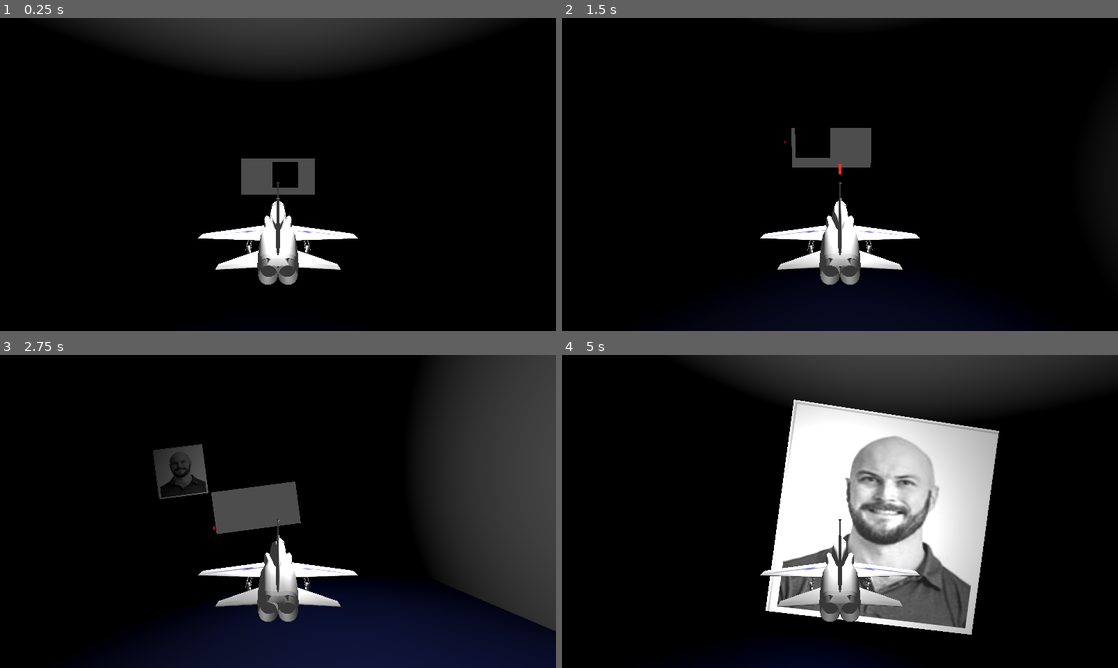
Above: before the commit, frames 1-4 (two rows, left to right).
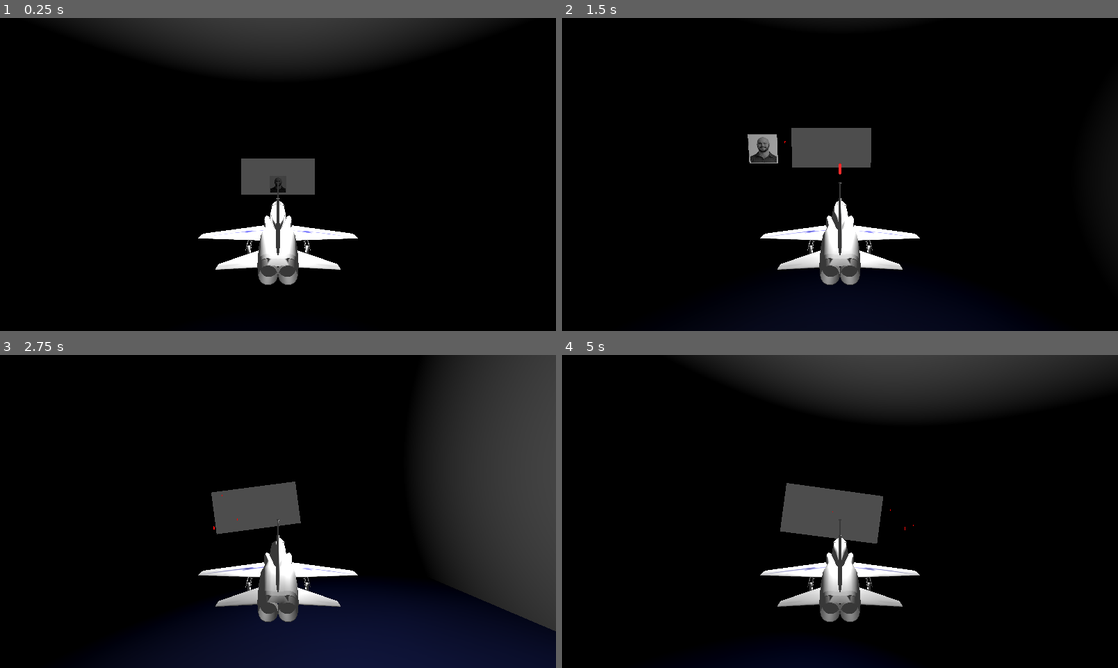
Above: after the commit, the same moments.

Repository: IanMillican/CS2053Project
Game: Godot game, scene res://jetRes/JetLvl.tscn
Two runs of this game, one before a commit and one after it. Both use one fixed random seed, a clock stepped at 60 frames per second and the inputs below. This scene is started directly instead of the project's main scene.
Inputs:
- Up to frame 1 (0.25 s): no input
- Up to frame 2 (1.5 s): hold Right (ui_right) 0.53-1.28 s; hold Space (shoot) 0.53-1.28 s; hold Down (ui_down) from 1.28 s (still down); tap Space (shoot) at 1.35 s
- Up to frame 3 (2.75 s): release Down (ui_down) at 2.03 s; hold Right (ui_right) from 2.03 s (still down); hold Space (shoot) from 2.03 s (still down)
- Up to frame 4 (5 s): release Right (ui_right) at 2.78 s; release Space (shoot) at 2.78 s; hold Up (ui_up) 2.78-3.53 s; tap Space (shoot) at 2.85, 4.35 s; hold Space (shoot) 3.53-4.28 s; hold Left (ui_left) from 3.53 s (still down)

The runs differ from the first frame. In frame 1, 0.4% of the frame differs, in the area x 48-54%, y 46-56%; in frame 2, 1.1%; in frame 3, 1.0%; in frame 4, 22%, in the area x 36-79%, y 14-90%.

Commit message:
Updating shooting and hit detection with ians

Diff:
--- a/cs2053-thegame/jetRes/JetLvl.tscn
+++ b/cs2053-thegame/jetRes/JetLvl.tscn
@@ -1,8 +1,8 @@
-[gd_scene load_steps=20 format=3 uid="uid://clfrjeeup7mqp"]
+[gd_scene load_steps=17 format=3 uid="uid://clfrjeeup7mqp"]
 
 [ext_resource type="PackedScene" uid="uid://bicqibepmprw5" path="res://jetRes/jet.tscn" id="1_7pk40"]
 [ext_resource type="Script" path="res://jetRes/jet_lvl.gd" id="1_bjplq"]
-[ext_resource type="Texture2D" uid="uid://dys3l260bx3oe" path="res://FinalBoss.png" id="3_0m0qx"]
+[ext_resource type="PackedScene" uid="uid://bogignha6ra2e" path="res://jetRes/ian_mob.tscn" id="3_j21d8"]
 
 [sub_resource type="FastNoiseLite" id="FastNoiseLite_y84jo"]
 noise_type = 2
@@ -44,15 +44,6 @@
 
 [sub_resource type="BoxShape3D" id="BoxShape3D_bkolf"]
 size = Vector3(1, 50, 100)
-
-[sub_resource type="PlaneMesh" id="PlaneMesh_6bwvm"]
-size = Vector2(10, 10)
-
-[sub_resource type="StandardMaterial3D" id="StandardMaterial3D_ocmw2"]
-albedo_texture = ExtResource("3_0m0qx")
-
-[sub_resource type="BoxShape3D" id="BoxShape3D_fvte7"]
-size = Vector3(10, 1, 10)
 
 [node name="JetLvl" type="Node3D"]
 script = ExtResource("1_bjplq")
@@ -121,15 +112,7 @@
 transform = Transform3D(1, 0, 0, 0, 1, 0, 0, 0, 1, 0, 20, 0)
 shape = SubResource("BoxShape3D_bkolf")
 
-[node name="IanTest" type="Area3D" parent="."]
-transform = Transform3D(-0.999999, -5.34044e-11, 0.00122175, -0.00122175, 4.37114e-08, -0.999999, 0, -1, -4.37114e-08, -2.84837, 28.099, 52.9942)
-
-[node name="MeshInstance3D" type="MeshInstance3D" parent="IanTest"]
-mesh = SubResource("PlaneMesh_6bwvm")
-surface_material_override/0 = SubResource("StandardMaterial3D_ocmw2")
-
-[node name="CollisionShape3D" type="CollisionShape3D" parent="IanTest"]
-shape = SubResource("BoxShape3D_fvte7")
+[node name="IanMob" parent="." instance=ExtResource("3_j21d8")]
+transform = Transform3D(-2, -1.74846e-07, 7.64274e-15, 0, -8.74228e-08, -2, 1.74846e-07, -2, 8.74228e-08, 0, 25.8803, 22.3331)
 
 [connection signal="shootProjectile" from="Jet" to="." method="_on_jet_shoot_projectile"]
-[connection signal="area_entered" from="IanTest" to="." method="_on_ian_test_area_entered"]
--- /dev/null
+++ b/cs2053-thegame/jetRes/ian_mob.gd
@@ -0,0 +1,14 @@
+extends Area3D
+
+var health = 3
+
+func _process(delta: float) -> void:
+	if health <= 0:
+		queue_free()
+
+func _on_area_entered(area: Area3D) -> void:
+	print("hello")
+	if area.is_in_group("projectiles"):
+		print("hi")
+		area.queue_free()
+		health -= 1
--- /dev/null
+++ b/cs2053-thegame/jetRes/ian_mob.tscn
@@ -0,0 +1,25 @@
+[gd_scene load_steps=6 format=3 uid="uid://bogignha6ra2e"]
+
+[ext_resource type="Script" path="res://jetRes/ian_mob.gd" id="1_1b8jg"]
+[ext_resource type="Texture2D" uid="uid://dys3l260bx3oe" path="res://FinalBoss.png" id="1_ojxmy"]
+
+[sub_resource type="StandardMaterial3D" id="StandardMaterial3D_sfbki"]
+albedo_texture = ExtResource("1_ojxmy")
+
+[sub_resource type="PlaneMesh" id="PlaneMesh_so4bj"]
+material = SubResource("StandardMaterial3D_sfbki")
+
+[sub_resource type="BoxShape3D" id="BoxShape3D_86h3v"]
+size = Vector3(2, 0.1, 2)
+
+[node name="IanMob" type="Area3D"]
+transform = Transform3D(-2, -1.74846e-07, 7.64274e-15, 0, -8.74228e-08, -2, 1.74846e-07, -2, 8.74228e-08, 0, 0, 0)
+script = ExtResource("1_1b8jg")
+
+[node name="MeshInstance3D" type="MeshInstance3D" parent="."]
+mesh = SubResource("PlaneMesh_so4bj")
+
+[node name="CollisionShape3D" type="CollisionShape3D" parent="."]
+shape = SubResource("BoxShape3D_86h3v")
+
+[connection signal="area_entered" from="." to="." method="_on_area_entered"]
--- a/cs2053-thegame/jetRes/jet_lvl.gd
+++ b/cs2053-thegame/jetRes/jet_lvl.gd
@@ -11,7 +11,6 @@
 	if Input.is_action_just_pressed("shoot"):
 		projectile_instance = ProjectileScene.instantiate()
 		get_tree().current_scene.add_child(projectile_instance)
-		projectile_instance.add_to_group("projectile")
 		jet_position = $Jet.position
 		jet_direction = $Jet.rotation
 
@@ -26,10 +25,3 @@
 func _on_jet_shoot_projectile() -> void:
 	if projectile_instance != null:
 		projectile_instance.set_movement(jet_position, jet_direction)
-
-
-func _on_ian_test_area_entered(area: Area3D) -> void:
-	if area.is_in_group("projectile"):
-		print("projectile")
-	else:
-		print("jet")
--- a/cs2053-thegame/jetRes/projectile.gd
+++ b/cs2053-thegame/jetRes/projectile.gd
@@ -1,6 +1,9 @@
 extends Area3D
 
 var speed  = 50.0
+
+func _ready():
+	add_to_group("projectiles")
 
 func _physics_process(delta: float) -> void:
 	var forward = global_transform.basis.z.normalized()
